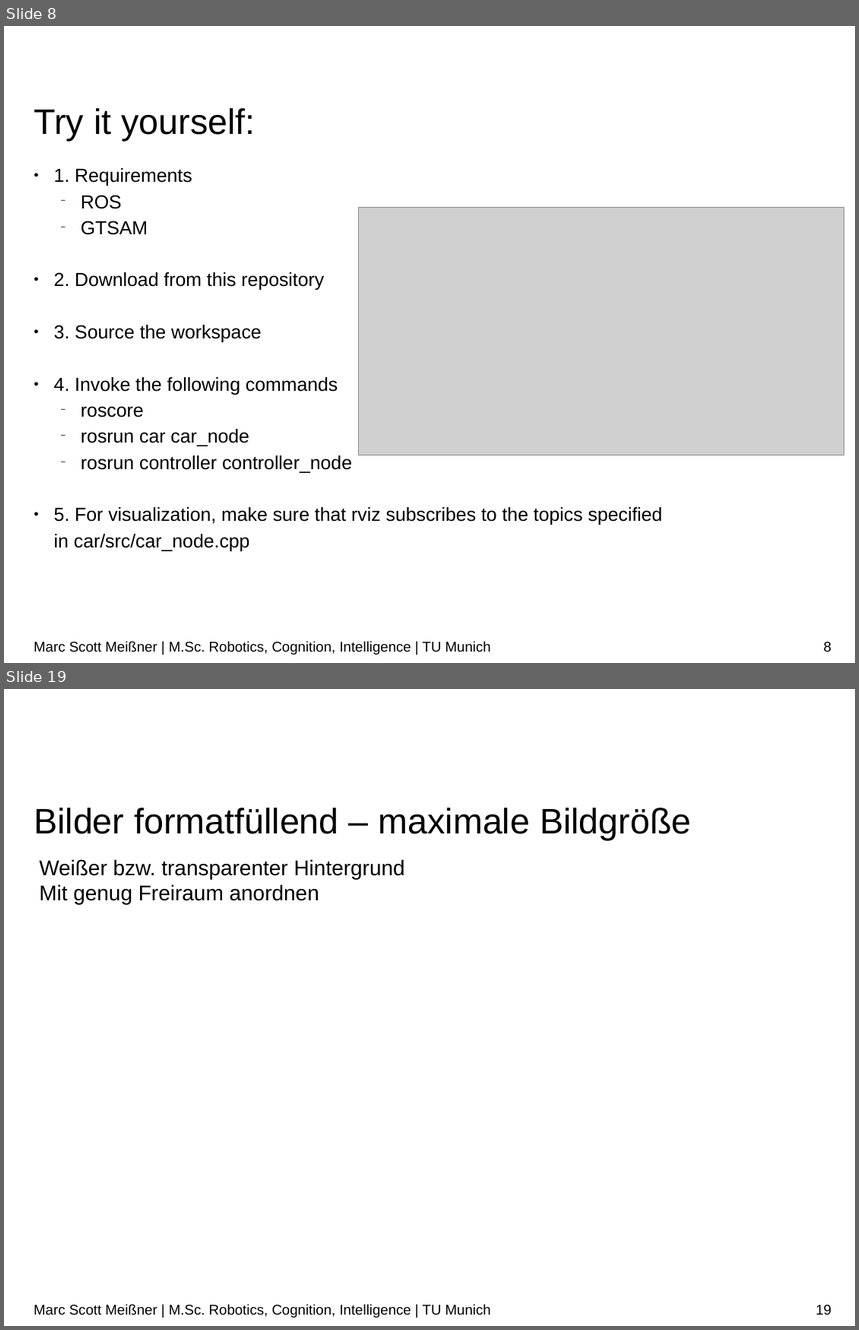
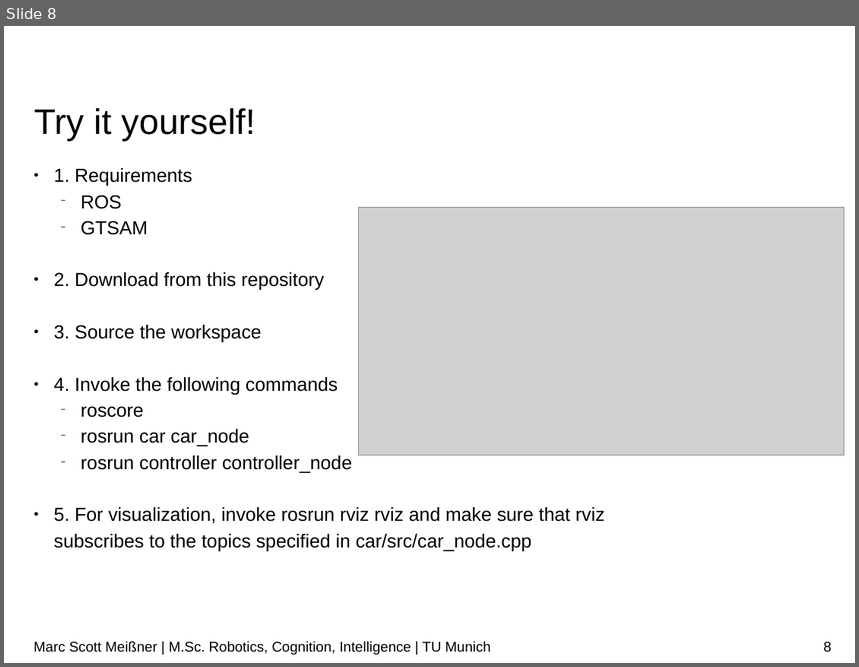
Before and after one commit to linuxcumt/car_project, a slide deck: wiki/Localization_GTSAM.odp. Shown one above the other, each under a label of ours: slides 8 and 19 before the commit, slide 8 after it; the slides between them are not shown. The pictures are 859x1330 and 859x667 pixels, drawn with LibreOffice and Linux fonts; fonts in the diff are those of the drawing; grey boxes stand for pictures; background and template pictures are left out. Boxes give left, top, right and bottom in pixels: in the first picture for what was removed or moved away, otherwise in the second. Text is boxed around its words. In the diff, an @@ line names an element or a change of style, - is before the commit and + after.

```diff
--- a/wiki/Localization_GTSAM.odp
+++ b/wiki/Localization_GTSAM.odp
@@ slide 19 removed at (x1=4, y1=689, x2=855, y2=1326), background #FFFFFF @@
@@ title removed at (x1=34, y1=808, x2=692, y2=840) @@
-Bilder formatfüllend – maximale Bildgröße
@@ text removed at (x1=39, y1=859, x2=405, y2=904) @@
-Weißer bzw. transparenter Hintergrund
-Mit genug Freiraum anordnen
@@ text removed at (x1=34, y1=1304, x2=491, y2=1318) @@
-Marc Scott Meißner | M.Sc. Robotics, Cognition, Intelligence | TU Munich
@@ page number removed at (x1=816, y1=1305, x2=832, y2=1314) @@
-19
@@ slide 8 changed as well @@
@@ title at (x1=34, y1=108, x2=255, y2=141): text changed @@
-Try it yourself:
+Try it yourself!
@@ text at (x1=54, y1=507, x2=605, y2=551): text changed @@
-● 5. For visualization, make sure that rviz subscribes to the topics specified in car/src/car_node.cpp
+● 5. For visualization, invoke rosrun rviz rviz and make sure that rviz subscribes to the topics specified in car/src/car_node.cpp
```
Also in this commit, not shown: 5 other slides changed, 1 slide added, 16 other slides removed.
